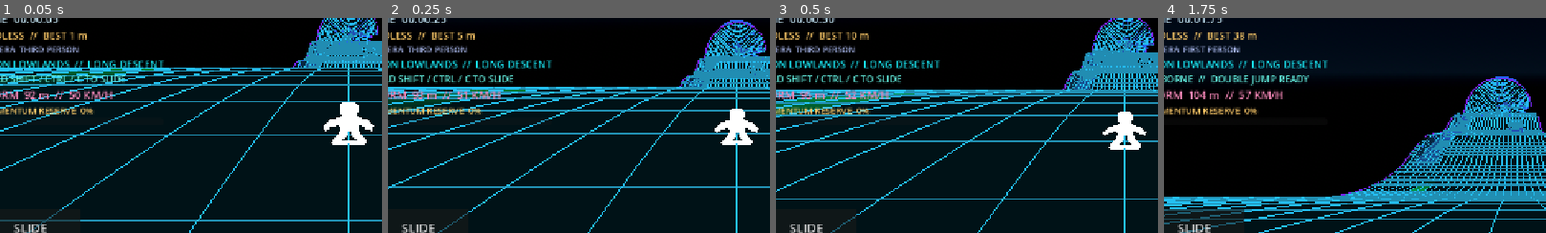
Above: before the commit, frames 1-4 (left to right).
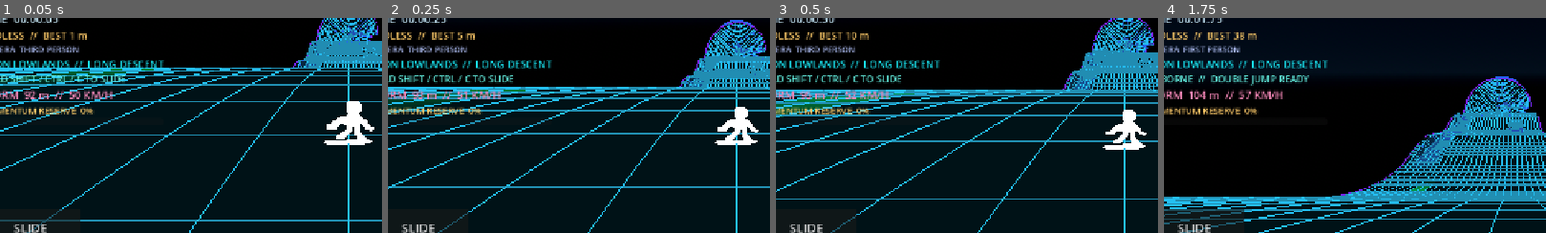
Above: after the commit, the same moments.

Repository: Unborne-Fetus/Cracked
Game: Godot game, scene res://scenes/main.tscn
Two runs of this game, one before a commit and one after it. Both use one fixed random seed, a clock stepped at 60 frames per second and the inputs below.
Inputs (mouse positions are % of the whole screen's width and height, from its top left):
- Up to frame 1 (0.05 s): no input
- Up to frame 2 (0.25 s): no input
- Up to frame 3 (0.5 s): no input
- Up to frame 4 (1.75 s): tap Enter at 0.5 s; move the mouse to (72, 45) at 0.52 s; hold Right 0.53-1.25 s; tap Tab at 0.6 s; click (72, 45) at 0.67 s; tap Space at 0.77 s; drag from (30, 55) to (45, 70) at 1.27 s
The pictures show only the part of the screen within x 4-54%, y 28-78%; the shares and areas given below are measured in that part.

The runs differ from the first frame. In frame 1, 0.5% of the frame differs, in the area x 84-98%, y 38-60%; in frame 2, 0.4%; in frame 3, 0.4%; in frame 4, nothing differs.

Commit message:
Make music continuous with native browser playback, refine rider silhouettes and correct curved-wall landings

Diff:
--- a/scripts/game.gd
+++ b/scripts/game.gd
@@ -1047,7 +1047,7 @@
 	_add_extra(reset_bind)
 	audio_toggle = CheckButton.new()
 	audio_toggle.text = "Adaptive soundtrack"
-	audio_toggle.toggled.connect(func(v: bool) -> void: extras.music = v; effects.music_enabled = v; extras.save_profile(); effects.activate_audio())
+	audio_toggle.toggled.connect(func(v: bool) -> void: extras.music = v; effects.music_enabled = v; effects.configure_music(); extras.save_profile(); effects.activate_audio())
 	_add_extra(audio_toggle)
 	trails_toggle = CheckButton.new()
 	trails_toggle.text = "Speed streaks"
@@ -1075,6 +1075,7 @@
 	extras.load_profile()
 	_apply_bindings()
 	effects.music_enabled = extras.music
+	effects.configure_music()
 	effects.trails_enabled = extras.trails
 	effects.vibration_enabled = extras.vibration
 	leaderboard_url = str(ProjectSettings.get_setting("velocity/leaderboard_url", ""))
@@ -1274,6 +1275,10 @@
 	runner.momentum_reserve = float(state["reserve"])
 	runner.double_jump_available = bool(state["double_jump"])
 	runner.landing_blend = 0.0
+	if runner.grounded:
+		runner.sync_pose(course)
+	else:
+		runner.air_basis = pose.basis
 	runner.avatar.position = Vector3.ZERO
 	runner.avatar.scale.y = 0.55 if runner.is_sliding else 1.0
 	storm.front_s = float(state["storm_s"])
--- a/scripts/rider_sprites.gd
+++ b/scripts/rider_sprites.gd
@@ -16,9 +16,9 @@
 # Rear-facing silhouette set, intentionally symmetric enough to read
 # from the chase view. The original profile art is used only side-on.
 const REAR_ROWS = [
-	[0x000000000, 0x000000000, 0x000000000, 0x000000000, 0x000000000, 0x000000000, 0x0003f8000, 0x0007fc000, 0x0007fe000, 0x0007fe000, 0x0007fe000, 0x0007fe000, 0x0007fc000, 0x0003fc000, 0x0007fe000, 0x003fff800, 0x01fffff00, 0x03fffff80, 0x07fffffc0, 0x0ffffffe0, 0x1fcffe7f0, 0x1e07fe1e0, 0x0807fe020, 0x000f9f000, 0x000f9f000, 0x001f9f800, 0x003f0fc00, 0x007e07e00, 0x00fc03f00, 0x00fffff00, 0x01fffff00, 0x00ffffe00],
-	[0x000000000, 0x000000000, 0x000000000, 0x000000000, 0x000000000, 0x000000000, 0x000000000, 0x000000000, 0x000000000, 0x000000000, 0x000000000, 0x000000000, 0x00003f800, 0x00007fc00, 0x00007fe00, 0x00007fe00, 0x00007fe00, 0x00007fe00, 0x0038ffc00, 0x007fffc00, 0x00fffff80, 0x07fffffc0, 0x1ffffffe0, 0x1fefffff0, 0x1c1fdf3e0, 0x00ff8f860, 0x03ff0fc00, 0x07fc0ff00, 0x07e007f80, 0x0ffffffe0, 0x1ffffffe0, 0x07fffffc0],
-	[0x000000000, 0x000000000, 0x000000000, 0x000000000, 0x000000000, 0x000000000, 0x000000000, 0x000000000, 0x000000000, 0x000000000, 0x000000000, 0x0003f8000, 0x0007fc000, 0x0007fe000, 0x0007fe000, 0x0007fe000, 0x0007fe000, 0x0003fc000, 0x000fff000, 0x007fffe00, 0x00fffff00, 0x00fffff00, 0x01f7fff80, 0x01e7fef80, 0x00cffe600, 0x001f9f000, 0x003f9f000, 0x003f0f800, 0x007e07c00, 0x00fffff00, 0x01fffff00, 0x00ffffe00]
+	[0x000000000, 0x000000000, 0x000000000, 0x000000000, 0x000000000, 0x00007e000, 0x0000ff000, 0x0000ff800, 0x0000ff800, 0x0000ff800, 0x0000ff800, 0x0000ff000, 0x00007e000, 0x0000ff000, 0x0007ff800, 0x001fffc00, 0x003fffe00, 0x007ffff00, 0x00fffff00, 0x07f9ff780, 0x07f0ff3c0, 0x07e0f71f0, 0x0001f7060, 0x0003e7000, 0x0007c7800, 0x001f87c00, 0x003f03e00, 0x003e03f00, 0x0000fff80, 0x0ffffffe0, 0x1ffffffc0, 0x07ffffe00],
+	[0x000000000, 0x000000000, 0x000000000, 0x000000000, 0x000000000, 0x000000000, 0x000000000, 0x000000000, 0x000000000, 0x000000000, 0x000000000, 0x00001f800, 0x00003fc00, 0x00003fe00, 0x00003fe00, 0x00003fe00, 0x00003fe00, 0x00003fc00, 0x001fffc00, 0x003ffff00, 0x007ffff80, 0x0ffffffc0, 0x0fffff7e0, 0x0fefffbe0, 0x001f9fcc0, 0x007f0f800, 0x01fe07c00, 0x03f803f00, 0x01c0fff80, 0x0ffffffe0, 0x1ffffffc0, 0x07ffffe00],
+	[0x000000000, 0x000000000, 0x000000000, 0x000000000, 0x000000000, 0x000000000, 0x000000000, 0x000000000, 0x000000000, 0x000000000, 0x0001f8000, 0x0003fc000, 0x0003fe000, 0x0003fe000, 0x0003fe000, 0x0003fe000, 0x0003fc000, 0x0001f8000, 0x0007fe000, 0x001fff800, 0x003fffc00, 0x007fffe00, 0x00f9fff00, 0x01e1fff80, 0x01c7e7f00, 0x009fc7a00, 0x003f87c00, 0x007f03f00, 0x00fcfff80, 0x0ffffffe0, 0x1ffffffc0, 0x07ffffe00]
 ]
 
 static func make_textures(side_view: bool = false) -> Array[Texture2D]:
--- a/scripts/run_effects.gd
+++ b/scripts/run_effects.gd
@@ -7,7 +7,8 @@
 var speed := 0.0
 var paused := false
 var audio: AudioStreamPlayer
-var music_intensity := 0.0
+var browser_music_configured := false
+var previous_music_enabled := true
 const MUSIC_PATH := "res://audio/generated/soundtrack.ogg"
 var clock := 0.0
 var streaks: Control
@@ -40,33 +41,42 @@
 
 func set_paused(value: bool) -> void:
 	paused = value
-	if is_instance_valid(audio):
-		audio.stream_paused = value
+	# Music is independent of the gameplay clock, including menus and
+	# replay pause. Never seek, pause or restart it on a run transition.
 	if is_instance_valid(streaks):
 		streaks.queue_redraw()
 
+func configure_music() -> void:
+	if OS.has_feature("web"):
+		JavaScriptBridge.eval("window.velocityMusic?.setEnabled(" + ("true" if music_enabled else "false") + ")", true)
+		browser_music_configured = true
+	previous_music_enabled = music_enabled
+
 func activate_audio() -> void:
-	if not music_enabled or DisplayServer.get_name() == "headless":
+	if DisplayServer.get_name() == "headless":
 		return
-	if not is_instance_valid(audio):
-		if not ResourceLoader.exists(MUSIC_PATH):
-			push_warning("Soundtrack assets missing: run tools/render_soundtrack.py")
-			return
-		var clip := load(MUSIC_PATH) as AudioStreamOggVorbis
-		if clip == null:
-			return
-		clip.loop = true
-		clip.loop_offset = 0.0
-		audio = AudioStreamPlayer.new()
-		# Browser sample playback is handled by Web Audio rather than
-		# the frame-bound Godot mixer, so track generation cannot starve it.
-		if OS.has_feature("web"):
-			audio.playback_type = AudioServer.PLAYBACK_TYPE_SAMPLE
-		audio.stream = clip
-		audio.volume_db = -9.0
-		add_child(audio)
-		audio.play()
-	audio.stream_paused = paused
+	if OS.has_feature("web"):
+		if not browser_music_configured or music_enabled != previous_music_enabled:
+			configure_music()
+		# The HTML page also listens for real browser gestures. Once
+		# playback starts, this is a no-op for every subsequent input.
+		if music_enabled:
+			JavaScriptBridge.eval("window.velocityMusic?.start()", true)
+		return
+	if not music_enabled or is_instance_valid(audio):
+		return
+	if not ResourceLoader.exists(MUSIC_PATH):
+		return
+	var clip := load(MUSIC_PATH) as AudioStreamOggVorbis
+	if clip == null:
+		return
+	clip.loop = true
+	clip.loop_offset = 0.0
+	audio = AudioStreamPlayer.new()
+	audio.stream = clip
+	audio.volume_db = -9.0
+	add_child(audio)
+	audio.play()
 
 func update_run(v: float, hit: bool, landing: bool) -> void:
 	speed = v
@@ -75,15 +85,13 @@
 			Input.start_joy_vibration(id_value, 0.35 if hit else 0.10, 0.72 if hit else 0.22, 0.20 if hit else 0.07)
 
 func _process(delta: float) -> void:
-	if paused:
-		return
-	clock += delta
-	if is_instance_valid(streaks):
-		streaks.queue_redraw()
-	if not is_instance_valid(audio):
-		return
-	# The composition stays at one tempo. Subtle speed-driven volume
-	# changes preserve the musical energy without multiple streaming stems.
-	var target := smoothstep(25.0, 155.0, speed)
-	music_intensity = lerpf(music_intensity, target, 1.0 - exp(-delta * 1.65))
-	audio.volume_db = move_toward(audio.volume_db, lerpf(-10.0, -6.0, music_intensity) if music_enabled else -80.0, delta * 50.0)
+	if not paused:
+		clock += delta
+		if is_instance_valid(streaks):
+			streaks.queue_redraw()
+	if music_enabled != previous_music_enabled:
+		configure_music()
+	if is_instance_valid(audio):
+		# Only the explicit music option changes loudness. Death, speed,
+		# restarts and pause cannot interrupt the composition.
+		audio.volume_db = lerpf(audio.volume_db, -9.0 if music_enabled else -80.0, 1.0 - exp(-delta * 3.0))
--- a/scripts/runner.gd
+++ b/scripts/runner.gd
@@ -51,6 +51,7 @@
 var fallen := false
 var air_velocity := Vector3.ZERO
 var air_basis := Basis.IDENTITY
+var recover_air_roll := false
 var air_time := 0.0
 var touch_axis := 0.0
 var touch_slide := false
@@ -128,6 +129,10 @@
 	rider_sprite.flip_h = relative.x < 0.0 if rider_is_side_view else rider_facing_left
 	# The original collision envelope is unchanged; sprite-only pitch
 	# expresses the jump/dive and never changes contact or momentum.
+	# The crouched textures already contain their full pose. Counter the
+	# legacy collision capsule scale, otherwise the rider is squashed twice.
+	rider_sprite.scale.y = 1.0 / maxf(0.05, avatar.scale.y)
+	rider_sprite.position.y = RiderSprites.HEIGHT * RiderSprites.PIXEL_SIZE * 0.5 / maxf(0.05, avatar.scale.y)
 	var tilt := 0.0
 	if not grounded:
 		tilt = -0.18 if diving else 0.12
@@ -146,6 +151,7 @@
 	fallen = false
 	air_velocity = Vector3.ZERO
 	air_basis = Basis.IDENTITY
+	recover_air_roll = false
 	air_time = 0.0
 	touch_axis = 0.0
 	touch_slide = false
@@ -178,6 +184,8 @@
 	rider_sprite.texture = rider_textures[rider_pose]
 	rider_sprite.flip_h = false
 	rider_sprite.rotation = Vector3.ZERO
+	rider_sprite.scale = Vector3.ONE
+	rider_sprite.position.y = RiderSprites.HEIGHT * RiderSprites.PIXEL_SIZE * 0.5
 	sync_pose(course)
 
 func request_jump() -> void:
@@ -386,28 +394,22 @@
 	return body_basis.y * (1.5 * avatar.scale.y) - body_basis.z * 0.15
 
 func sync_pose(course: Node3D) -> void:
-	# Contact position is exact, but the displayed orientation eases in
-	# from the actual flight basis. No change to the collision point.
 	if not grounded:
 		return
+	# The physical rider and board are attached to the contact frame on
+	# the very first grounded tick. Never retain airborne roll on ground.
 	var frame: Transform3D = course.call("surface_frame", distance, lane, surface_side)
-	var body_basis := frame.basis
-	if landing_blend > 0.0:
-		body_basis = landing_from_basis.slerp(frame.basis, landing_fraction()).orthonormalized()
-	transform = Transform3D(body_basis, frame.origin)
-	# A blended body may still point into the road on an inverted landing.
-	# Lift only the visual avatar enough to keep head and torso above the
-	# face, preserving exact physical foot contact and the eased rotation.
-	var lift := 0.0
-	if landing_blend > 0.0:
-		for probe in range(2):
-			var gap := _body_offset(body_basis, probe).dot(frame.basis.y) - _body_support(frame.basis.y, body_basis, probe)
-			lift = maxf(lift, -gap)
-	avatar.position = body_basis.inverse() * frame.basis.y * lift
+	transform = frame
+	avatar.position = Vector3.ZERO
 
 func _finish_landing(course: Node3D) -> void:
+	var frame: Transform3D = course.call("surface_frame", distance, lane, surface_side)
 	landing_from_basis = air_basis
-	landing_blend = LANDING_BLEND_TIME
+	# Small differences can still ease the camera, but a sideways or
+	# inverted flight must not leave it pointed along the old wall.
+	landing_blend = LANDING_BLEND_TIME if air_basis.y.dot(frame.basis.y) > 0.85 else 0.0
+	air_basis = frame.basis
+	recover_air_roll = false
 	height = 0.0
 	vertical_speed = 0.0
 	air_time = 0.0
@@ -421,17 +423,15 @@
 func is_grounded() -> bool:
 	return grounded
 
-func _begin_flight(frame: Transform3D, impulse: float) -> void:
+func _begin_flight(frame: Transform3D, impulse: float, curved_launch: bool = false) -> void:
+	recover_air_roll = curved_launch
 	grounded = false
 	double_jump_available = true
 	diving = false
 	dive_seconds = 0.0
 	air_time = 0.0
 	landing_blend = 0.0
-	air_basis = transform.basis
-	# If a new takeoff interrupts a landing blend, carry its visual position
-	# into flight rather than snapping the avatar through the road.
-	position += air_basis * avatar.position
+	air_basis = frame.basis
 	avatar.position = Vector3.ZERO
 	if impulse > 0.0:
 		# Start just outside the actual riding face, not inside its slab.
@@ -488,6 +488,13 @@
 
 func _flight_step(delta: float, course: Node3D, steer: float) -> void:
 	air_time += delta
+	# Launching off a curved wall can leave the rider ninety degrees
+	# sideways. Recover roll in free space, not by rotating with the road.
+	if recover_air_roll and air_time > 0.12:
+		var forward := -air_basis.z
+		if absf(forward.dot(Vector3.UP)) < 0.95:
+			var upright := Basis.looking_at(forward, Vector3.UP)
+			air_basis = air_basis.slerp(upright, 1.0 - exp(-delta * 5.0)).orthonormalized()
 	var previous_pos := position
 	var old_s := distance
 	var old_lane := lane
@@ -536,7 +543,8 @@
 		# slope. In that case settle the feet onto the same face instead
 		# of repeatedly bouncing. Head-first impacts still deflect.
 		var contact: Vector3 = course.call("project_position", next_pos, predicted_s)
-		if air_basis.y.dot(normal) > 0.55 and bool(course.call("support_at", contact.x, contact.y)) and incoming < 0.0:
+		var recovery_contact := recover_air_roll and normal.y > 0.55 and air_basis.y.dot(normal) > -0.15
+		if (air_basis.y.dot(normal) > 0.55 or recovery_contact) and bool(course.call("support_at", contact.x, contact.y)) and incoming < 0.0:
 			distance = contact.x
 			lane = contact.y
 			surface_side = int(body_contact["side"])
@@ -576,7 +584,8 @@
 		if not bool(course.call("support_at", hit.x, hit.y)):
 			continue
 		var landing_frame: Transform3D = course.call("surface_frame", hit.x, hit.y, side)
-		if air_basis.y.dot(landing_frame.basis.y) < 0.25:
+		var recovery_landing := recover_air_roll and landing_frame.basis.y.y > 0.55 and air_basis.y.dot(landing_frame.basis.y) > -0.15 and air_velocity.dot(landing_frame.basis.y) < 0.0
+		if air_basis.y.dot(landing_frame.basis.y) < 0.25 and not recovery_landing:
 			# The bank swept into the runner sideways or head-first. Keep
 			# the whole body outside the contacted face rather than snapping
 			# to the other side of the road.
@@ -646,12 +655,14 @@
 	if grounded:
 		var frame: Transform3D = course.call("surface_frame", distance, lane, surface_side)
 		var grade := -frame.basis.z.y
+		var section: String = course.call("section_name", distance)
+		var curved_launch := section in ["HALFPIPE", "CORKSCREW TUNNEL"]
 		uphill = grade > 0.025
 		var normal_accel := relative_normal_acceleration(course, distance, lane, speed, lateral_speed)
 		var natural_lift := natural_lift_impulse(normal_accel, speed)
 		if landing_timer <= 0.0 and (queued_jump or natural_lift > 0.0):
 			var impulse := jump_impulse_for_speed(speed) if queued_jump else natural_lift
-			_begin_flight(frame, impulse)
+			_begin_flight(frame, impulse, curved_launch)
 		else:
 			is_sliding = slide
 			if slide:
@@ -683,7 +694,7 @@
 				# No invisible walls. Start flight from the last supported
 				# point, then allow the player to steer back if possible.
 				sync_pose(course)
-				_begin_flight(frame, 0.0)
+				_begin_flight(frame, 0.0, curved_launch)
 			else:
 				distance = next_s
 				lane = next_lane
--- a/tests/gameplay_rules.gd
+++ b/tests/gameplay_rules.gd
@@ -237,34 +237,28 @@
 		if bool(runner.call("is_grounded")) or runner.transform.basis.y.dot(takeoff_basis.y) < 0.999:
 			_fail("Airborne body was rotated by a changing bank.")
 			return
-	# Ground contact is immediate while the landing orientation eases in.
+	# Ground contact must clear a sideways flight pose immediately.
 	game.call("_restart")
 	await process_frame
 	runner.set("distance", 864.0)
 	runner.set("lane", 0.0)
 	runner.set("grounded", false)
-	var landing_frame: Transform3D = course.call("sample", 864.0)
-	# A deliberately mismatched flight pose makes a snap easy to detect.
+	var landing_frame: Transform3D = course.call("surface_frame", 864.0, 0.0, 1)
 	var pre_contact := landing_frame.basis.rotated(-landing_frame.basis.z, PI * 0.5)
 	runner.set("air_basis", pre_contact)
+	runner.set("recover_air_roll", true)
+	runner.set("air_time", 1.0)
 	runner.transform = Transform3D(pre_contact, landing_frame.origin + landing_frame.basis.y * 0.01)
 	game.call("_update_camera", 1.0 / 60.0)
 	runner.call("_finish_landing", course)
-	if not bool(runner.call("is_grounded")) or runner.position.distance_to(landing_frame.origin) > 0.01 or runner.transform.basis.y.dot(pre_contact.y) < 0.999:
-		_fail("Landing snapped the body orientation or delayed physical contact.")
-		return
-	runner.set("landing_blend", 0.25)
-	runner.call("sync_pose", course)
-	var midway_up := runner.transform.basis.y
-	if midway_up.dot(pre_contact.y) < 0.65 or midway_up.dot(landing_frame.basis.y) < 0.65:
-		_fail("Landing blend did not interpolate between flight and ground.")
+	var landed_basis: Basis = runner.get("air_basis")
+	if not bool(runner.call("is_grounded")) or runner.position.distance_to(landing_frame.origin) > 0.01 or runner.transform.basis.y.dot(landing_frame.basis.y) < 0.999 or landed_basis.y.dot(landing_frame.basis.y) < 0.999:
+		_fail("Sideways landing did not immediately align to the riding surface.")
+		return
+	if float(runner.get("air_time")) != 0.0 or bool(runner.get("recover_air_roll")) or float(runner.get("landing_blend")) != 0.0:
+		_fail("Sideways landing retained the old flight state.")
 		return
 	game.call("_update_camera", 1.0 / 60.0)
-	runner.set("landing_blend", 0.0)
-	runner.call("sync_pose", course)
-	if runner.transform.basis.y.dot(landing_frame.basis.y) < 0.999:
-		_fail("Landing blend did not finish aligned to the track.")
-		return
 	# Head-first contact with a ceiling is blocked before the feet cross.
 	game.call("_restart")
 	await process_frame
@@ -737,6 +731,23 @@
 	if pipe_edge.origin.y - pipe_center.origin.y < 15.0:
 		_fail("Halfpipe has no curved elevated wall.")
 		return
+	# A curved-wall departure rights the rider in free flight without
+	# forcing it to follow the changing track orientation underneath.
+	runner.set("distance", pipe_s)
+	runner.set("lane", 50.0)
+	runner.set("surface_side", 1)
+	runner.set("grounded", true)
+	runner.set("speed", 40.0)
+	runner.call("sync_pose", course)
+	runner.call("_begin_flight", pipe_edge, 12.0, true)
+	var pipe_launch_up: Vector3 = runner.transform.basis.y
+	runner.position = pipe_edge.origin + pipe_edge.basis.y * 6.0 + Vector3.UP * 6.0
+	runner.set("air_time", 0.3)
+	runner.call("_advance_flight", 0.1, course, 0.0)
+	var pipe_air_basis: Basis = runner.get("air_basis")
+	if pipe_air_basis.y.dot(Vector3.UP) <= pipe_launch_up.dot(Vector3.UP):
+		_fail("Halfpipe flight did not recover its sideways roll.")
+		return
 	var stacked_s := 27.0 * 192.0 + 96.0
 	var upper: Transform3D = course.call("surface_frame", stacked_s, -30.0, 1)
 	var lower: Transform3D = course.call("surface_frame", stacked_s, 30.0, 1)
